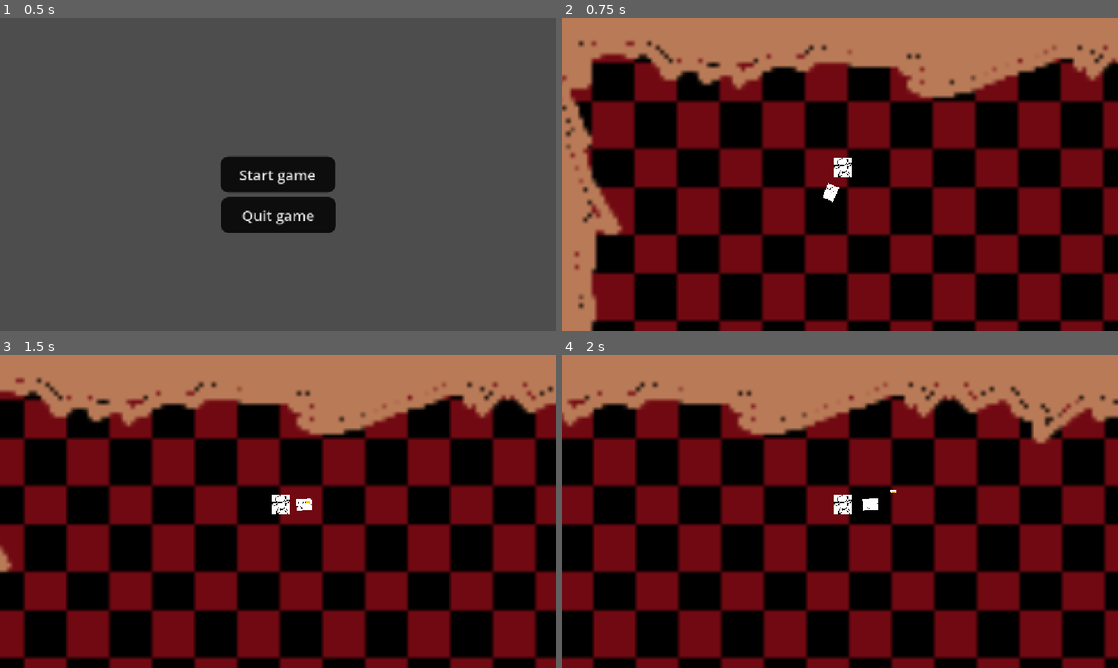
Above: before the commit, frames 1-4 (two rows, left to right).
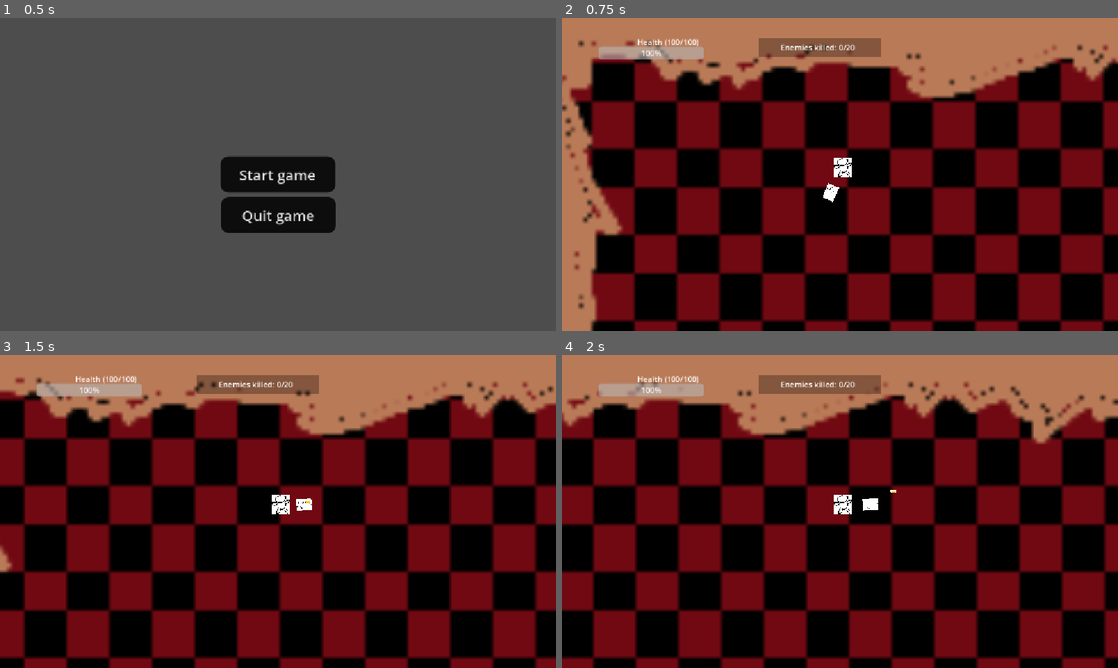
Above: after the commit, the same moments.

Repository: gumgas777-tech/debt-maxxing
Game: Godot game, scene res://main_menu/main_menu.tscn
The game is run twice, just before and just after one commit, with the same random seed, the same clock (stepped at 60 frames per second) and the same inputs.
Inputs (mouse positions are in pixels of both pictures, inside the frame that each line leads up to):
- Up to frame 1 (0.5 s): no input
- Up to frame 2 (0.75 s): click "Start game" at 0.5 s
- Up to frame 3 (1.5 s): tap Enter at 1.25 s; move the mouse to (400, 495) at 1.27 s; hold D (right) from 1.28 s (still down); click (400, 495) at 1.42 s
- Up to frame 4 (2 s): keep holding D (right)

Frame 1 is identical in both runs. In frame 2, 2.3% of the frame differs, in the area x 6-58%, y 6-14%; in frame 3, 2.3%; in frame 4, 2.3%.

Commit message:
enemies hurt

Diff:
--- a/Evilguys/evilguy_1.gd
+++ b/Evilguys/evilguy_1.gd
@@ -10,10 +10,23 @@
 func _physics_process(delta: float):
 	var direction = global_position.direction_to(dante.global_position)
 	velocity = direction * 300.0
-	move_and_slide()
+
+	var collided: bool = move_and_slide();
+	if collided:
+		var collision = get_last_slide_collision();
+		var collider: Node2D = collision.get_collider();
+
+		if collider.is_in_group("player"):
+			Global.player_health -= 3.4
+			queue_free()
+
+@export var shop:PackedScene
 
 func take_damage():
 	health -= 1
 
 	if health == 0:
+		Global.kills += 1
+		if Global.kills == Global.kill_req:
+			get_tree().change_scene_to_packed(shop)
 		queue_free()
--- a/Evilguys/evilguy_1.tscn
+++ b/Evilguys/evilguy_1.tscn
@@ -2,12 +2,14 @@
 
 [ext_resource type="Texture2D" uid="uid://bknh3o8p37eq8" path="res://Evilguys/Evilguys.png" id="1_j48bt"]
 [ext_resource type="Script" uid="uid://l3k0ly7xrg4b" path="res://Evilguys/evilguy_1.gd" id="1_ribqn"]
+[ext_resource type="PackedScene" uid="uid://dnnv20lchrib6" path="res://shop_stuff/shop.tscn" id="2_2l05q"]
 
 [sub_resource type="CircleShape2D" id="CircleShape2D_sdd5f"]
 radius = 49.729267
 
 [node name="Evilguy1" type="CharacterBody2D" unique_id=1941640205]
 script = ExtResource("1_ribqn")
+shop = ExtResource("2_2l05q")
 
 [node name="TextureRect" type="TextureRect" parent="." unique_id=777825979]
 offset_left = -51.0
--- a/dante.tscn
+++ /dev/null
@@ -1,14 +0,0 @@
-[gd_scene format=3 uid="uid://dmdb6d3lld8vm"]
-
-[ext_resource type="Texture2D" path="res://dante_sprite.png" id="2_itoxf"]
-
-[sub_resource type="CircleShape2D" id="CircleShape2D_jemsq"]
-radius = 47.0
-
-[node name="Node2D" type="CharacterBody2D" unique_id=2026038527]
-
-[node name="Sprite2D" type="Sprite2D" parent="." unique_id=496364042]
-texture = ExtResource("2_itoxf")
-
-[node name="CollisionShape2D" type="CollisionShape2D" parent="." unique_id=324757149]
-shape = SubResource("CircleShape2D_jemsq")
--- a/dante/dante.tscn
+++ b/dante/dante.tscn
@@ -7,7 +7,7 @@
 [sub_resource type="CircleShape2D" id="CircleShape2D_jemsq"]
 radius = 19.026299
 
-[node name="Node2D" type="CharacterBody2D" unique_id=2026038527]
+[node name="Node2D" type="CharacterBody2D" unique_id=2026038527 groups=["player"]]
 script = ExtResource("1_lwbdl")
 
 [node name="Sprite2D" type="Sprite2D" parent="." unique_id=496364042]
--- a/global.gd
+++ b/global.gd
@@ -2,6 +2,7 @@
 
 var money = 0
 var player_health = 100
+var max_health = 100
 
 var crit_chance = 0.01
 var crit_mult = 2
@@ -15,6 +16,9 @@
 	"legendary": ["full_house"]
 }
 
+var kills = 0
+var kill_req = 20
+
 # Called when the node enters the scene tree for the first time.
 func _ready() -> void:
 	pass # Replace with function body.
--- /dev/null
+++ b/gui/gui.gd
@@ -0,0 +1,11 @@
+extends Control
+
+
+# Called when the node enters the scene tree for the first time.
+func _ready() -> void:
+	pass # Replace with function body.
+
+
+# Called every frame. 'delta' is the elapsed time since the previous frame.
+func _process(delta: float) -> void:
+	$kill_count.text = "Enemies killed: " + str(Global.kills) + "/" + str(Global.kill_req)
--- /dev/null
+++ b/gui/gui.tscn
@@ -0,0 +1,47 @@
+[gd_scene format=3 uid="uid://c6cw1t62wdg78"]
+
+[ext_resource type="Script" uid="uid://caky87l52pu" path="res://gui/gui.gd" id="1_yw5qc"]
+[ext_resource type="Script" uid="uid://dur68fkn1h61c" path="res://gui/progress_bar.gd" id="2_ioifv"]
+
+[node name="gui" type="Control" unique_id=968445883]
+layout_mode = 3
+anchors_preset = 0
+offset_top = -5.0
+offset_right = 1156.0
+offset_bottom = 656.0
+script = ExtResource("1_yw5qc")
+
+[node name="ColorRect" type="ColorRect" parent="." unique_id=200261116]
+layout_mode = 0
+offset_left = 408.0
+offset_top = 43.0
+offset_right = 661.0
+offset_bottom = 81.0
+color = Color(0, 0, 0, 0.29411766)
+
+[node name="kill_count" type="Label" parent="." unique_id=2024644582]
+layout_mode = 0
+offset_left = 336.0
+offset_top = 43.0
+offset_right = 724.0
+offset_bottom = 81.0
+text = "Enemies killed: 0/20"
+horizontal_alignment = 1
+vertical_alignment = 1
+
+[node name="ProgressBar" type="ProgressBar" parent="." unique_id=1229989513]
+layout_mode = 0
+offset_left = 76.0
+offset_top = 60.0
+offset_right = 294.0
+offset_bottom = 87.0
+max_value = 1.0
+script = ExtResource("2_ioifv")
+
+[node name="Label" type="Label" parent="ProgressBar" unique_id=1431460589]
+layout_mode = 0
+offset_left = 80.0
+offset_top = -21.0
+offset_right = 130.0
+offset_bottom = 2.0
+text = "health"
--- /dev/null
+++ b/gui/progress_bar.gd
@@ -0,0 +1,12 @@
+extends ProgressBar
+
+
+# Called when the node enters the scene tree for the first time.
+func _ready() -> void:
+	pass # Replace with function body.
+
+
+# Called every frame. 'delta' is the elapsed time since the previous frame.
+func _process(delta: float) -> void:
+	value = Global.player_health/Global.max_health
+	$Label.text = "Health (" + str(Global.player_health) + "/" + str(Global.max_health) + ")"
--- a/main.tscn
+++ b/main.tscn
@@ -5,6 +5,7 @@
 [ext_resource type="Script" uid="uid://yry70ibe76hw" path="res://camera_2d.gd" id="3_h2yge"]
 [ext_resource type="PackedScene" uid="uid://mq46c4mm1400" path="res://main_stage/stage.tscn" id="3_lquwl"]
 [ext_resource type="PackedScene" uid="uid://b5tdhlt6ked3i" path="res://Evilguys/evilguy_1.tscn" id="4_1bvp3"]
+[ext_resource type="PackedScene" uid="uid://c6cw1t62wdg78" path="res://gui/gui.tscn" id="6_7mycd"]
 
 [node name="Node2D" type="Node2D" unique_id=1539095433]
 script = ExtResource("1_1bvp3")
@@ -19,6 +20,12 @@
 position = Vector2(-6, 14)
 script = ExtResource("3_h2yge")
 
+[node name="gui" parent="dante/Camera2D" unique_id=968445883 instance=ExtResource("6_7mycd")]
+offset_left = -576.0
+offset_top = -325.0
+offset_right = 567.0
+offset_bottom = 318.0
+
 [node name="Timer" type="Timer" parent="." unique_id=1211949202]
 autostart = true
 
--- a/shop_stuff/items/lootboxscreen.gd
+++ b/shop_stuff/items/lootboxscreen.gd
@@ -45,3 +45,4 @@
 func _on_timer_timeout() -> void:
 	var rng = RandomNumberGenerator.new()
 	var rarity = ["common", "rare", "epic", "legendary"][rng.rand_weighted(probabilities)]
+	var options = Global.loot_table[rarity]
Not shown, added: gui/gui.gd.uid
Not shown, added: gui/progress_bar.gd.uid
Not shown, added: main.tscn5112117624.tmp
Not shown, added: main.tscn5123235283.tmp
